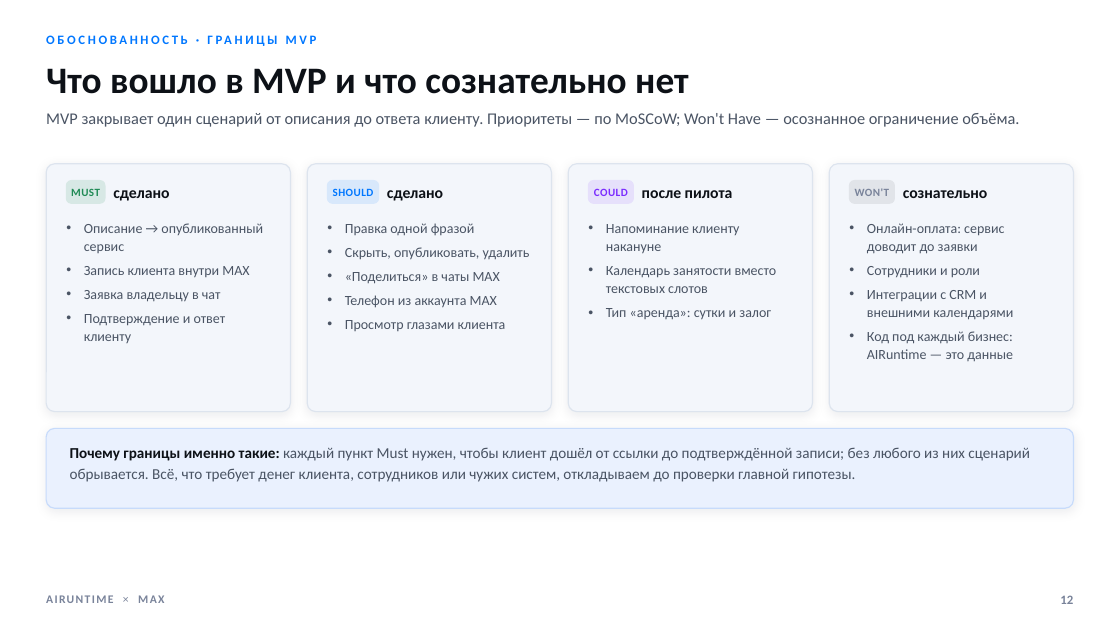
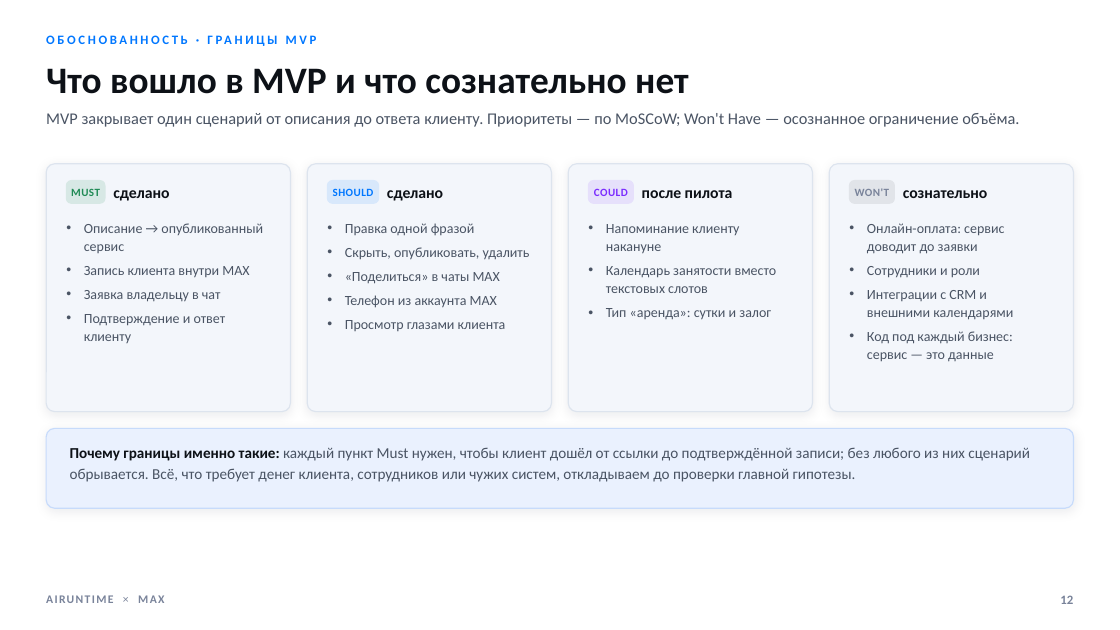
Before and after one commit to airuntime-ru/airuntime, a slide deck: slide 12 of docs/max-presentation/presentation.pptx. Drawn at 1120x630 pixels with LibreOffice and Linux fonts; fonts in the diff are those of the drawing. Boxes give left, top, right and bottom in pixels: in the first picture for what was removed or moved away, otherwise in the second. Text is boxed around its words. In the diff, an @@ line names an element or a change of style, - is before the commit and + after.

```diff
--- a/docs/max-presentation/presentation.pptx
+++ b/docs/max-presentation/presentation.pptx
@@ text at (867,331,1013,361): text changed @@
-• Код под каждый бизнес: AIRuntime — это данные
+• Код под каждый бизнес: сервис — это данные
```
Also in this commit, not shown: 6 other slides changed, 3 other files.
